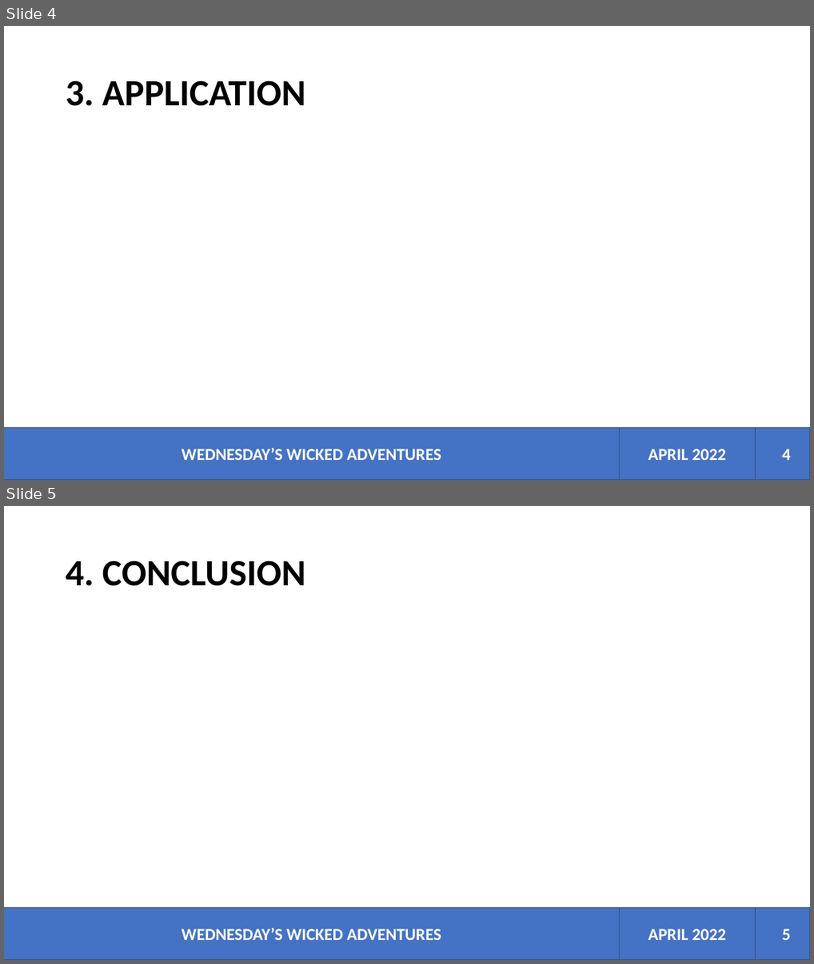
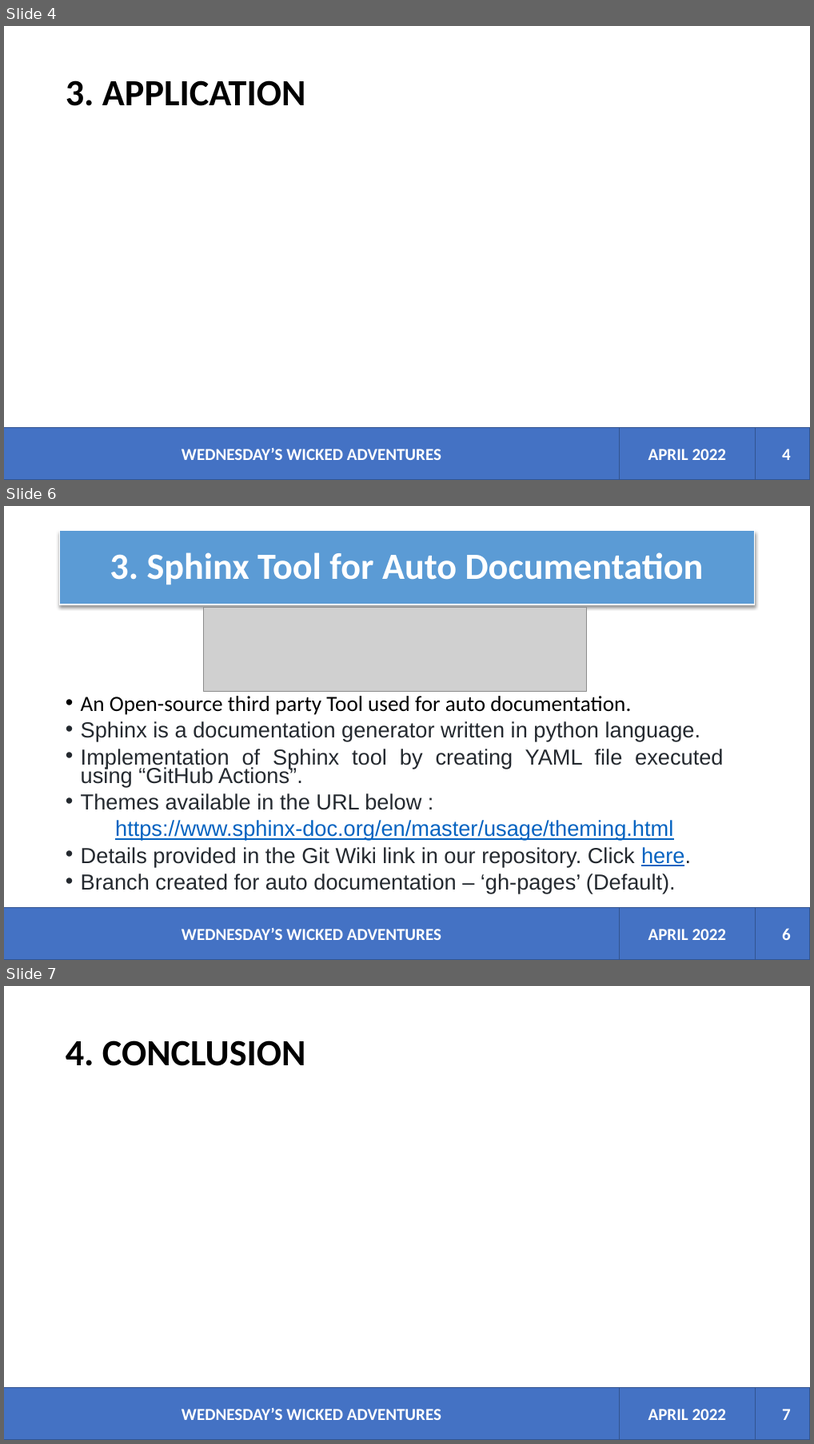
Before and after one commit to devopslecturer/awmsc2022, a slide deck: Wicked Adventures.pptx. Shown one above the other, each under a label of ours: slides 4 and 5 before the commit, slides 4, 6 and 7 after it; the slides between them are not shown. The pictures are 814x964 and 814x1444 pixels, drawn with LibreOffice and Linux fonts; fonts in the diff are those of the drawing; grey boxes stand for pictures. Boxes give left, top, right and bottom in pixels: in the first picture for what was removed or moved away, otherwise in the second. Text is boxed around its words. In the diff, an @@ line names an element or a change of style, - is before the commit and + after.

Commit message:
Updated the ppt for presentation with Sphinx and HTML content pages

```diff
--- a/Wicked Adventures.pptx
+++ b/Wicked Adventures.pptx
@@ slide 6 added at <box>4,506,810,960</box>, background #FFFFFF @@
@@ title added at <box>60,530,755,604</box>, fill #5B9BD5, outline #FFFFFF 1.5 pt, 44 pt, text #FFFFFF, bold @@
+3. Sphinx Tool for Auto Documentation
@@ picture added at <box>204,607,587,691</box> @@
@@ text added at <box>81,696,723,893</box>, 25.9 pt, text #24292F @@
+• An Open-source third party Tool used for auto documentation.
+• Sphinx is a documentation generator written in python language.
+• Implementation of Sphinx tool by creating YAML file executed using “GitHub Actions”.
+• Themes available in the URL below :
+https://www.sphinx-doc.org/en/master/usage/theming.html
+• Details provided in the Git Wiki link in our repository. Click here.
+• Branch created for auto documentation – ‘gh-pages’ (Default).
@@ rectangle added at <box>4,908,620,960</box>, fill #4472C4, outline #325491 1 pt, 20 pt, text #FFFFFF, bold @@
+WEDNESDAY’S WICKED ADVENTURES
@@ rectangle added at <box>620,908,756,960</box>, fill #4472C4, outline #325491 1 pt, 20 pt, text #FFFFFF, bold @@
+APRIL 2022
@@ rectangle added at <box>756,908,810,960</box>, fill #4472C4, outline #325491 1 pt @@
@@ page number added at <box>782,928,791,940</box>, 20 pt, text #FFFFFF, bold @@
+6
@@ what was slide 5 is now slide 7 @@
@@ page number at <box>782,1408,791,1420</box>: text changed @@
-5
+7
```
Also in this commit, not shown: 1 slide changed, 1 other slide added.
